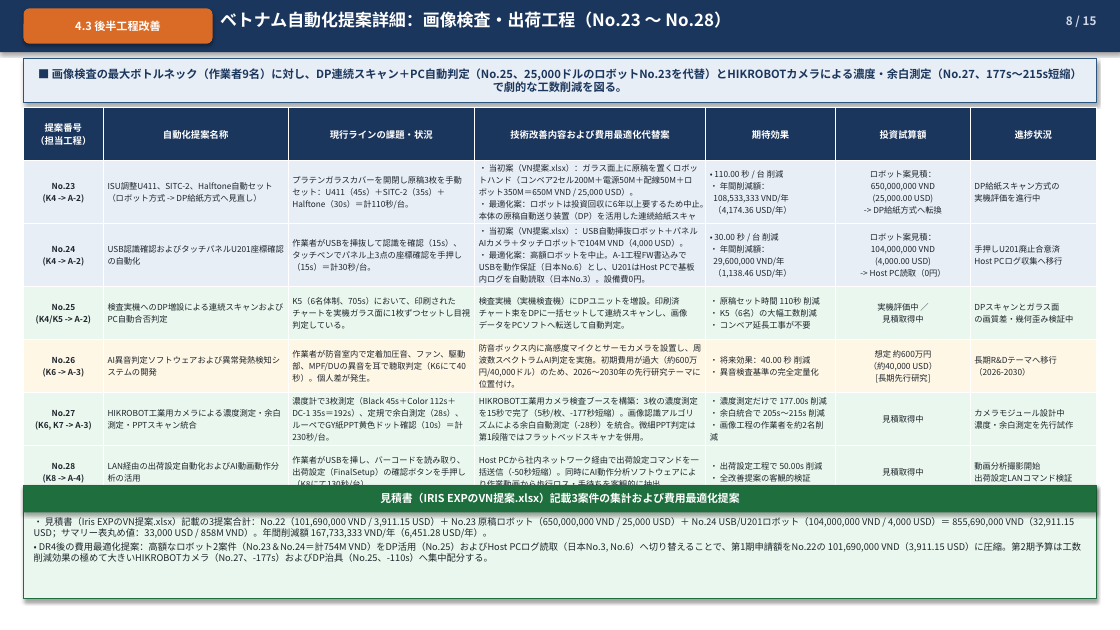
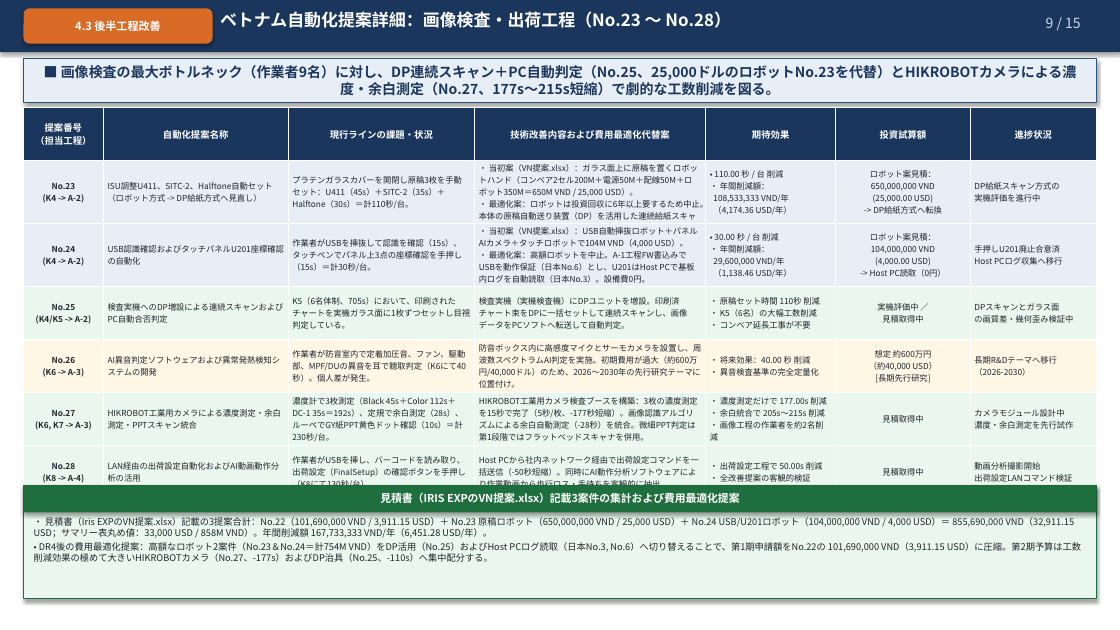
Before and after one commit to Nakazasen/bao_cao_dc_EXPIris, a slide deck: slide 9 of IrisEXP_VN改善提案報告_JP.pptx (slide 8 before the commit). Drawn at 1120x630 pixels with LibreOffice and Linux fonts; fonts in the diff are those of the drawing. Boxes give left, top, right and bottom in pixels: in the first picture for what was removed or moved away, otherwise in the second. Text is boxed around its words. In the diff, an @@ line names an element or a change of style, - is before the commit and + after.

```diff
--- a/IrisEXP_VN改善提案報告_JP.pptx
+++ b/IrisEXP_VN改善提案報告_JP.pptx
@@ text at [1046, 17, 1081, 28]: text changed; size 10 to 12 pt; bold off @@
-8 / 15
+9 / 15
@@ rectangle "■ 画像検査の最大ボトルネック（作業者9名）に対し、DP連続スキャン＋PC自動判定（No.25、25,000ドルのロボッ ..." at [24, 59, 1096, 103]: size 9.6 to 12 pt @@
```
Also in this commit, not shown: 13 other slides changed, 2 other files.
